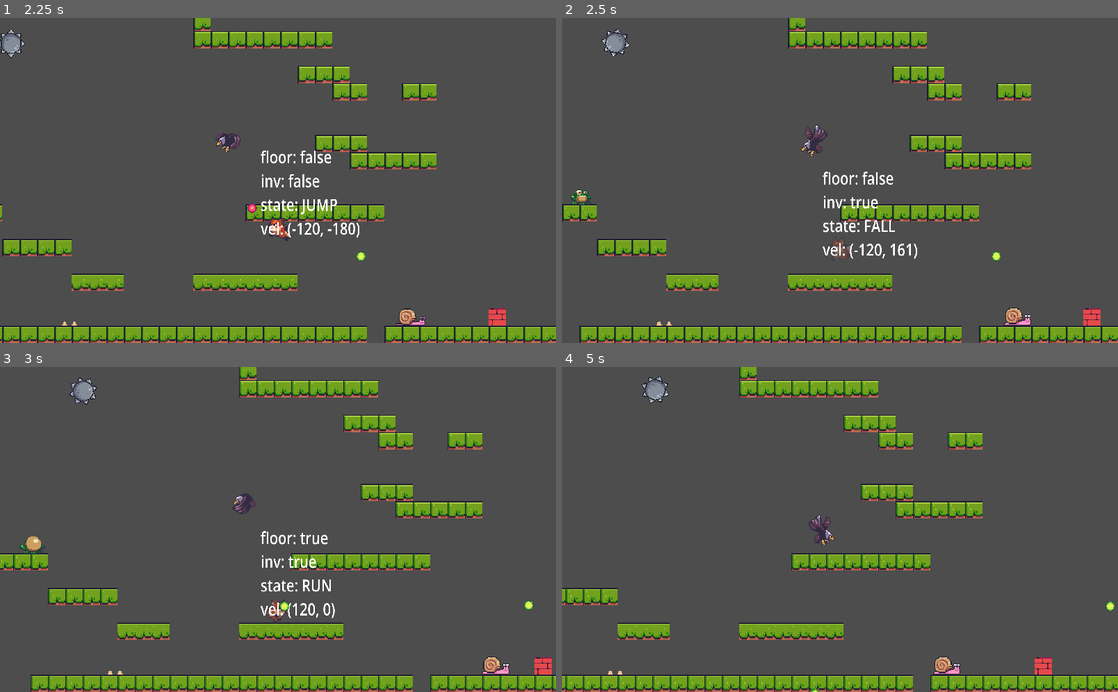
Above: before the commit, frames 1-4 (two rows, left to right).
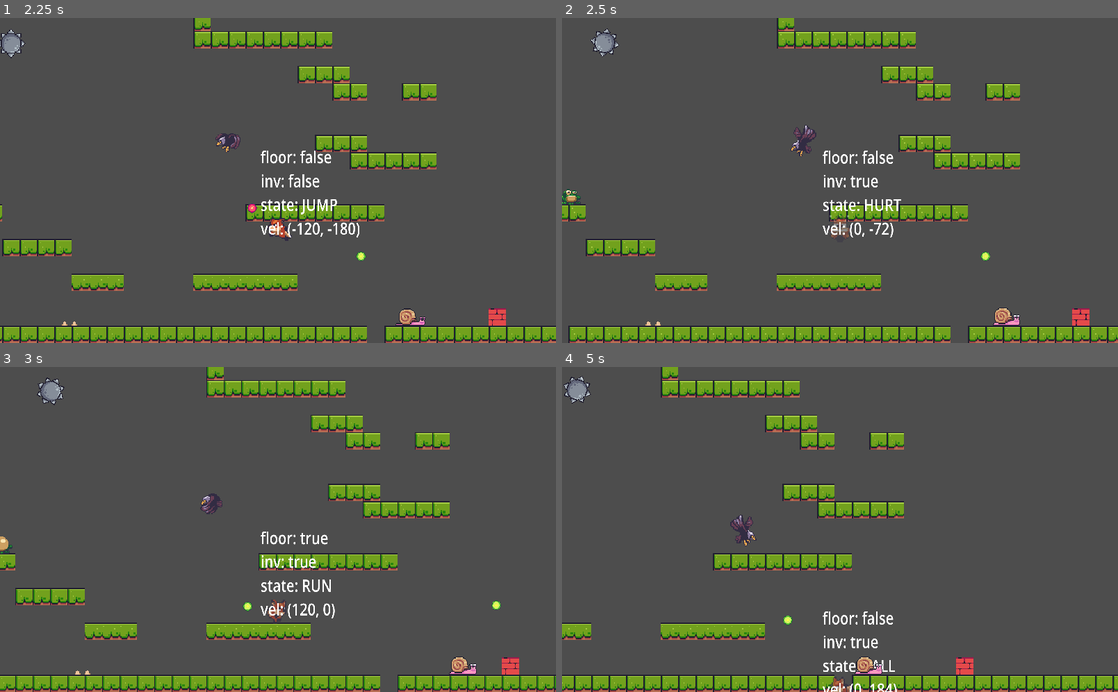
Above: after the commit, the same moments.

Repository: niamh-d/godot-foxy-2d-platformer
Game: Godot game, scene res://scenes/level_base/level_base.tscn
The game is run twice, just before and just after one commit, with the same random seed, the same clock (stepped at 60 frames per second) and the same inputs.
Inputs:
- Up to frame 1 (2.25 s): hold Right (right) 0.53-2.03 s; tap Space (jump) at 0.6, 0.77, 1.07, 1.52, 1.55, 1.82, 2.1 s; tap E (shoot) at 1.35 s; hold Left (left) from 2.03 s (still down)
- Up to frame 2 (2.5 s): keep holding Left (left)
- Up to frame 3 (3 s): release Left (left) at 2.78 s; hold Right (right) from 2.78 s (still down); tap E (shoot) at 2.85 s
- Up to frame 4 (5 s): tap Space (jump) at 3.02, 3.05, 3.32, 3.6, 3.77, 4.07, 4.52, 4.55, 4.82 s; release Right (right) at 4.28 s; hold Left (left) from 4.28 s (still down); tap E (shoot) at 4.35 s

Frame 1 is identical in both runs. In frame 2, 10% of the frame differs, in the area x 0-100%, y 0-100%; in frame 3, 13%; in frame 4, 16%.

Commit message:
hurt state

Diff:
--- a/scenes/player/player.gd
+++ b/scenes/player/player.gd
@@ -8,6 +8,7 @@
 const RUN_SPEED: float = 120.0
 const MAX_FALL: float = 400.0
 const JUMP_VELOCITY: float = -260.0
+const HURT_JUMP_VELOCITY: Vector2 = Vector2(0, -130.0)
 
 @onready var sprite_2d: Sprite2D = $Sprite2D
 @onready var debug_label: Label = $DebugLabel
@@ -15,6 +16,7 @@
 @onready var shooter: Node2D = $Shooter
 @onready var invincible_timer: Timer = $InvincibleTimer
 @onready var invincible_player: AnimationPlayer = $InvinciblePlayer
+@onready var hurt_timer: Timer = $HurtTimer
 
 
 var _state: PlayerState = PlayerState.IDLE
@@ -49,6 +51,9 @@
 
 func get_input() -> void:
 
+	if is_hurt():
+		return
+
 	velocity.x = 0
 
 	if Input.is_action_pressed("left"):
@@ -78,8 +83,13 @@
 			animation_player.play("fall")
 		PlayerState.JUMP:
 			animation_player.play("jump")
+		PlayerState.HURT:
+			apply_hurt_jump()
 
 func calculate_states() -> void:
+	if is_hurt():
+		return
+
 	if is_on_floor():
 		if velocity.x == 0:
 			set_state(PlayerState.IDLE)
@@ -96,10 +106,19 @@
 	invincible_player.play("invincible")
 	invincible_timer.start()
 
+func apply_hurt_jump() -> void:
+	animation_player.play("hurt")
+	velocity = HURT_JUMP_VELOCITY
+	hurt_timer.start()
+
 func apply_hit() -> void:
 	if _is_invincible:
 		return
 	go_invincible()
+	set_state(PlayerState.HURT)
+
+func is_hurt() -> bool:
+	return _state == PlayerState.HURT
 
 func _on_invincible_timer_timeout() -> void:
 	_is_invincible = false
@@ -107,3 +126,6 @@
 
 func _on_hit_box_area_entered(area: Area2D) -> void:
 	apply_hit()
+
+func _on_hurt_timer_timeout() -> void:
+	set_state(PlayerState.IDLE)
--- a/scenes/player/player.tscn
+++ b/scenes/player/player.tscn
@@ -123,6 +123,21 @@
 radius = 6.0
 height = 18.0
 
+[sub_resource type="Animation" id="Animation_ac3kj"]
+length = 0.001
+tracks/0/type = "value"
+tracks/0/imported = false
+tracks/0/enabled = true
+tracks/0/path = NodePath("Sprite2D:self_modulate")
+tracks/0/interp = 1
+tracks/0/loop_wrap = true
+tracks/0/keys = {
+"times": PackedFloat32Array(0),
+"transitions": PackedFloat32Array(1),
+"update": 0,
+"values": [Color(1, 1, 1, 1)]
+}
+
 [sub_resource type="Animation" id="Animation_7q254"]
 resource_name = "invincible"
 length = 0.4
@@ -139,21 +154,6 @@
 "transitions": PackedFloat32Array(1, 1, 1),
 "update": 0,
 "values": [Color(1, 1, 1, 1), Color(1, 1, 1, 0.0117647), Color(1, 1, 1, 1)]
-}
-
-[sub_resource type="Animation" id="Animation_ac3kj"]
-length = 0.001
-tracks/0/type = "value"
-tracks/0/imported = false
-tracks/0/enabled = true
-tracks/0/path = NodePath("Sprite2D:self_modulate")
-tracks/0/interp = 1
-tracks/0/loop_wrap = true
-tracks/0/keys = {
-"times": PackedFloat32Array(0),
-"transitions": PackedFloat32Array(1),
-"update": 0,
-"values": [Color(1, 1, 1, 1)]
 }
 
 [sub_resource type="AnimationLibrary" id="AnimationLibrary_mp853"]
@@ -217,5 +217,10 @@
 "": SubResource("AnimationLibrary_mp853")
 }
 
+[node name="HurtTimer" type="Timer" parent="."]
+wait_time = 0.5
+one_shot = true
+
 [connection signal="area_entered" from="HitBox" to="." method="_on_hit_box_area_entered"]
 [connection signal="timeout" from="InvincibleTimer" to="." method="_on_invincible_timer_timeout"]
+[connection signal="timeout" from="HurtTimer" to="." method="_on_hurt_timer_timeout"]
